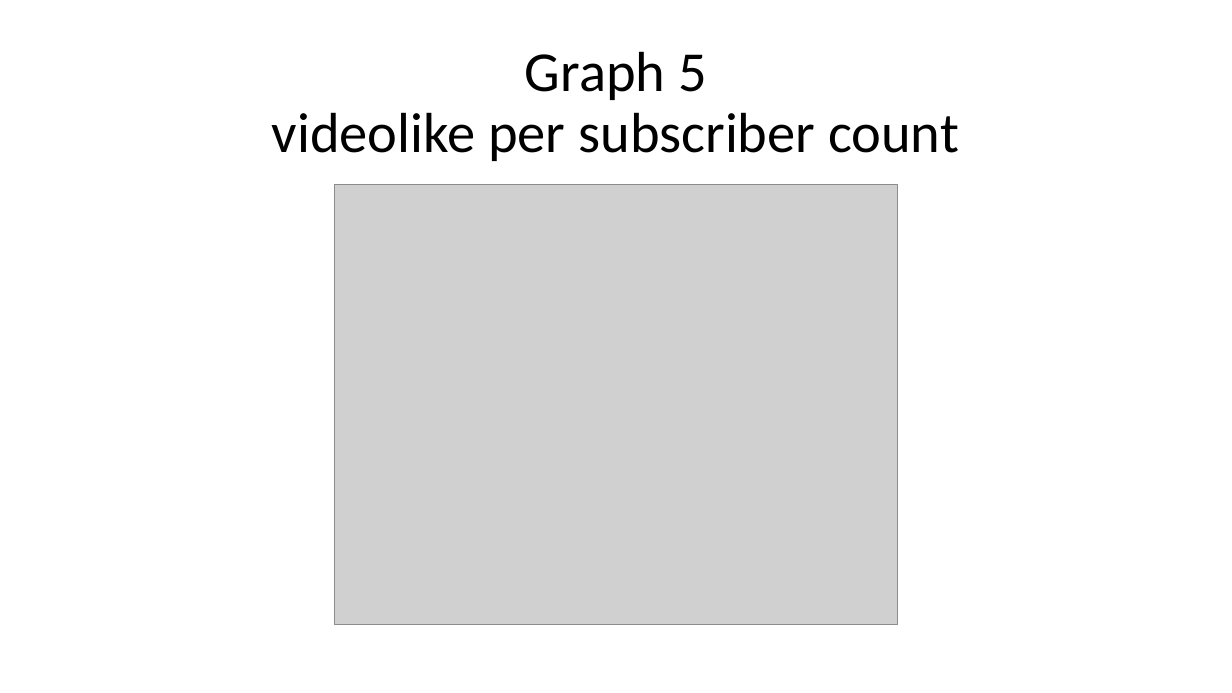
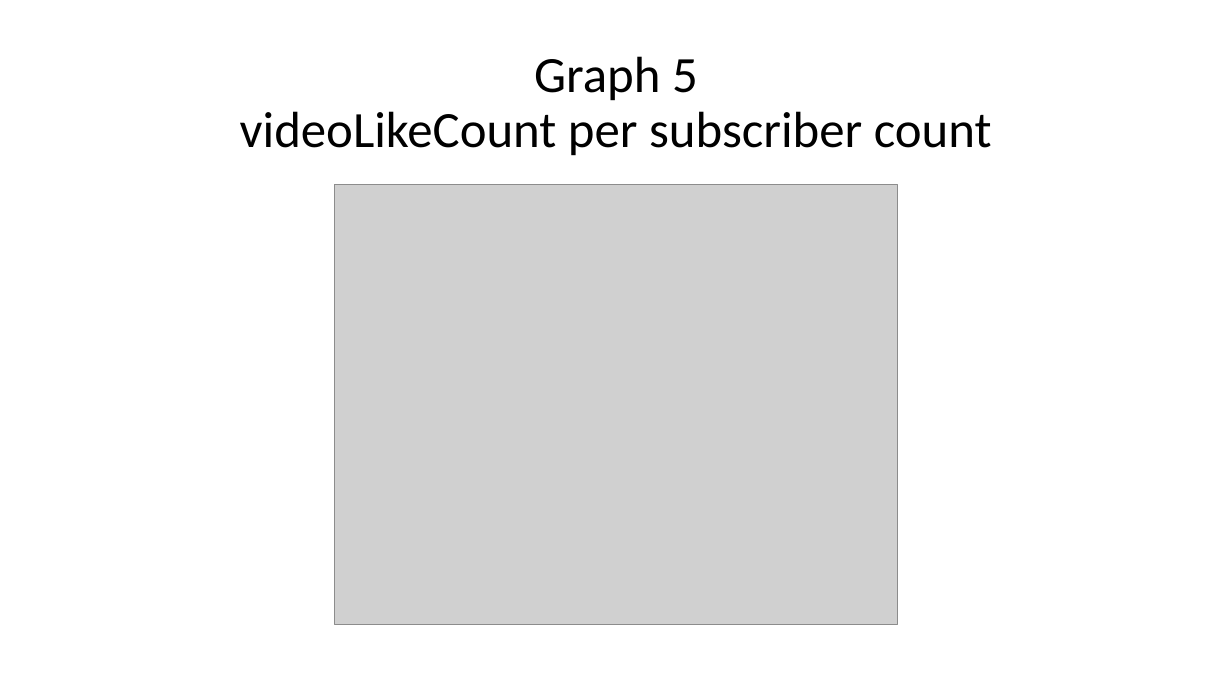
Before and after one commit to YonatanShoham/YouTube-dataset-analysis, a slide deck: slide 12 of YouTube dataset analysis presentation.pptx. Drawn at 1232x693 pixels with LibreOffice and Linux fonts; fonts in the diff are those of the drawing; grey boxes stand for pictures; background and template pictures are left out. Boxes give left, top, right and bottom in pixels: in the first picture for what was removed or moved away, otherwise in the second. Text is boxed around its words. In the diff, an @@ line names an element or a change of style, - is before the commit and + after.

```diff
--- a/YouTube dataset analysis presentation.pptx
+++ b/YouTube dataset analysis presentation.pptx
@@ title at [240, 56, 992, 156]: text changed; size 44 to 39.6 pt @@
-Graph 5
-videolike per subscriber count
+Graph 5
+videoLikeCount per subscriber count
```
Also in this commit, not shown: 8 other slides changed, 2 slides added, 1 other file.
